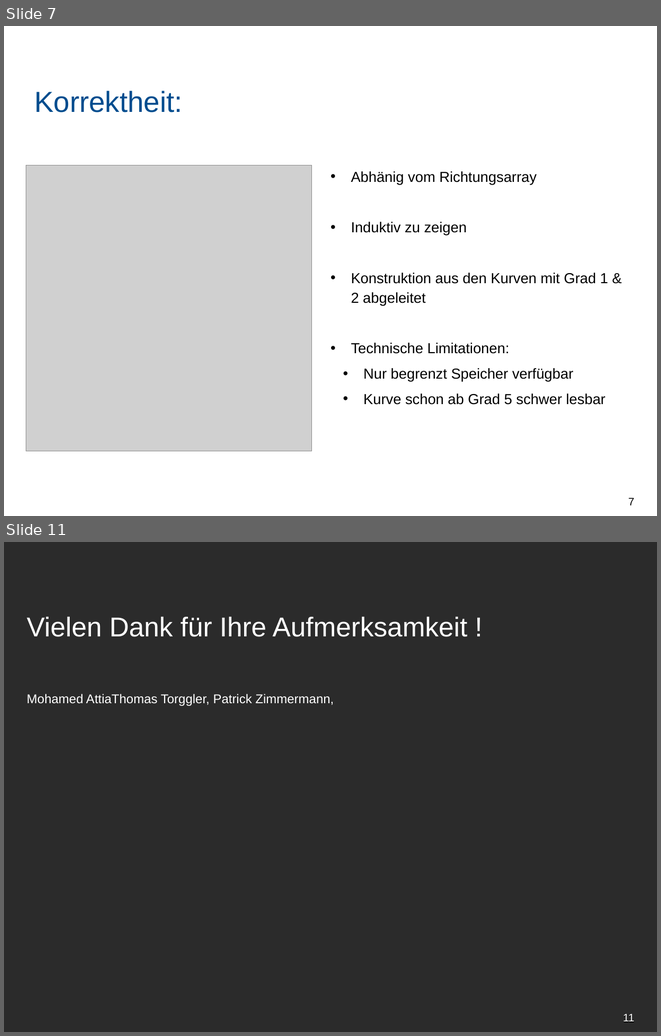
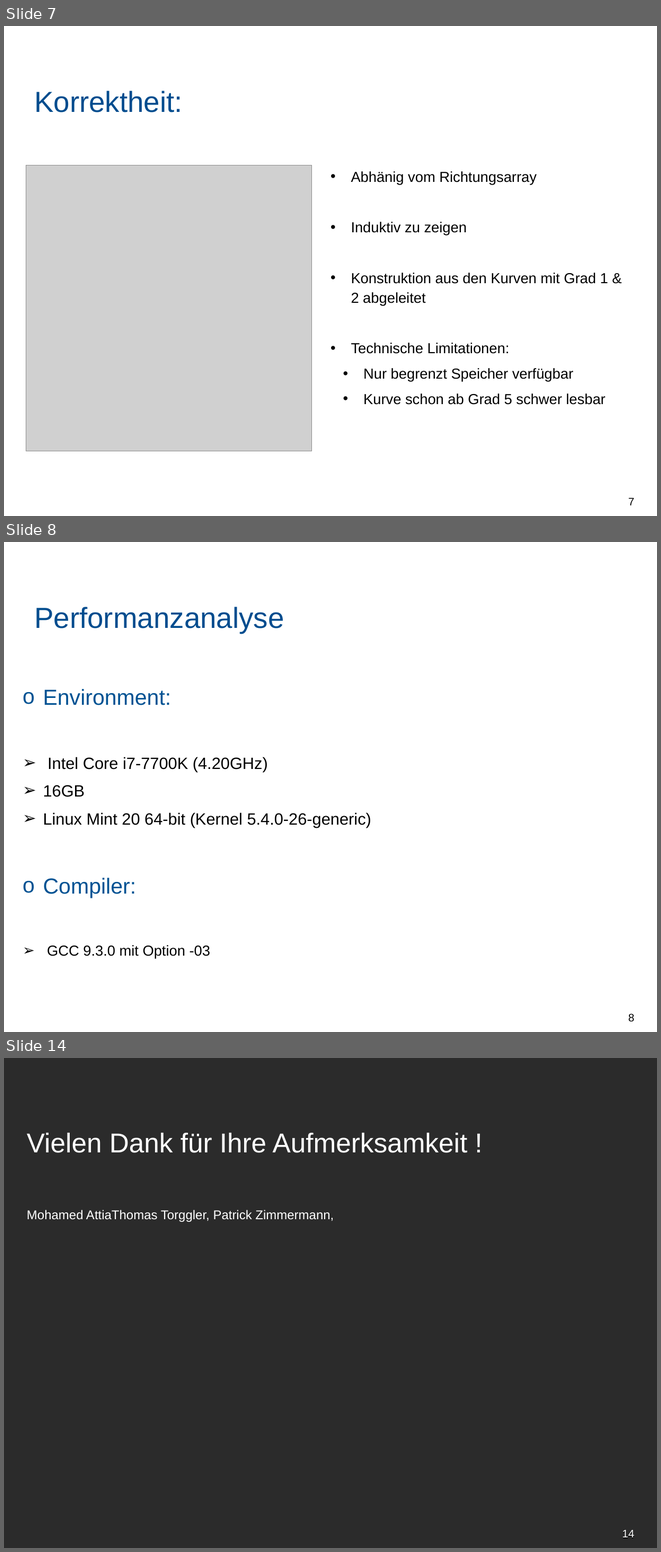
Before and after one commit to PaddlePad/ASP-Peano, a slide deck: Ausarbeitung/präzi.pptx. Shown one above the other, each under a label of ours: slides 7 and 11 before the commit, slides 7, 8 and 14 after it; the slides between them are not shown. The pictures are 661x1036 and 661x1552 pixels, drawn with LibreOffice and Linux fonts; fonts in the diff are those of the drawing; grey boxes stand for pictures; background and template pictures are left out; a plain dark background stands for a picture behind light text. Boxes give left, top, right and bottom in pixels: in the first picture for what was removed or moved away, otherwise in the second. Text is boxed around its words. In the diff, an @@ line names an element or a change of style, - is before the commit and + after.

```diff
--- a/Ausarbeitung/präzi.pptx
+++ b/Ausarbeitung/präzi.pptx
@@ slide 8 added at (4, 542, 657, 1032), background #FFFFFF @@
@@ title added at (34, 607, 284, 633), 32 pt, text #004C8E @@
+Performanzanalyse
@@ text added at (43, 689, 371, 959), 18 pt, text #000000 @@
+o Environment:
+➢ Intel Core i7-7700K (4.20GHz)
+➢ 16GB
+➢ Linux Mint 20 64-bit (Kernel 5.4.0-26-generic)
+o Compiler:
+➢ GCC 9.3.0 mit Option -03
@@ page number added at (628, 1013, 634, 1022), 12 pt, text #000000 @@
+8
@@ what was slide 11 is now slide 14 @@
@@ page number at (488, 1520, 634, 1547): text changed @@
-11
+14
@@ page number at (622, 1530, 634, 1538): text changed @@
-11
+14
```
Also in this commit, not shown: 2 slides changed, 4 other slides added, 2 slides removed.
